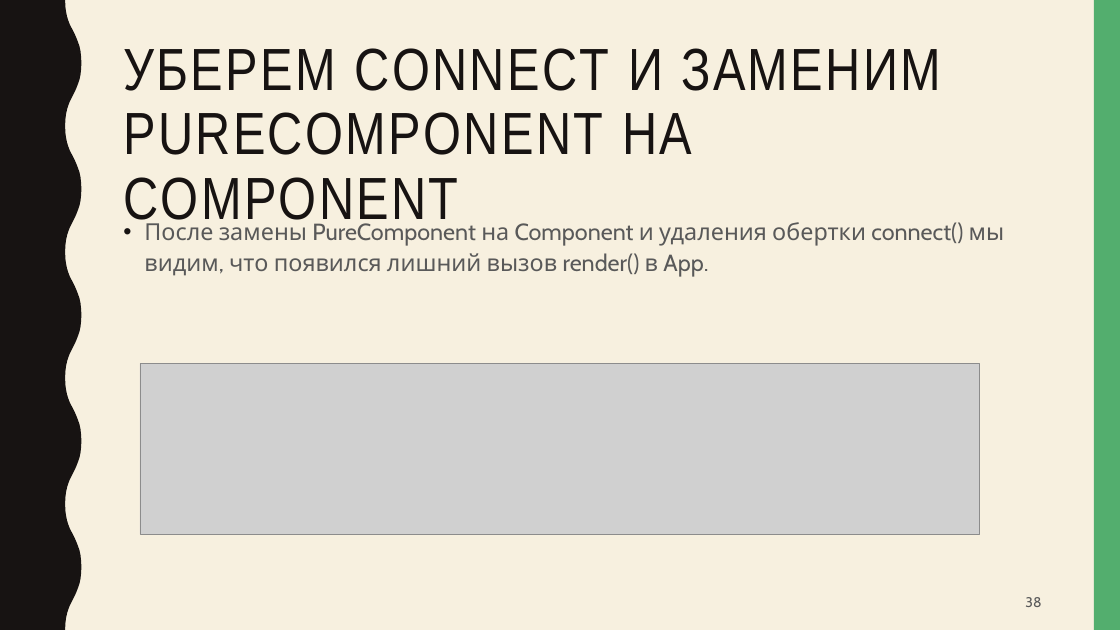
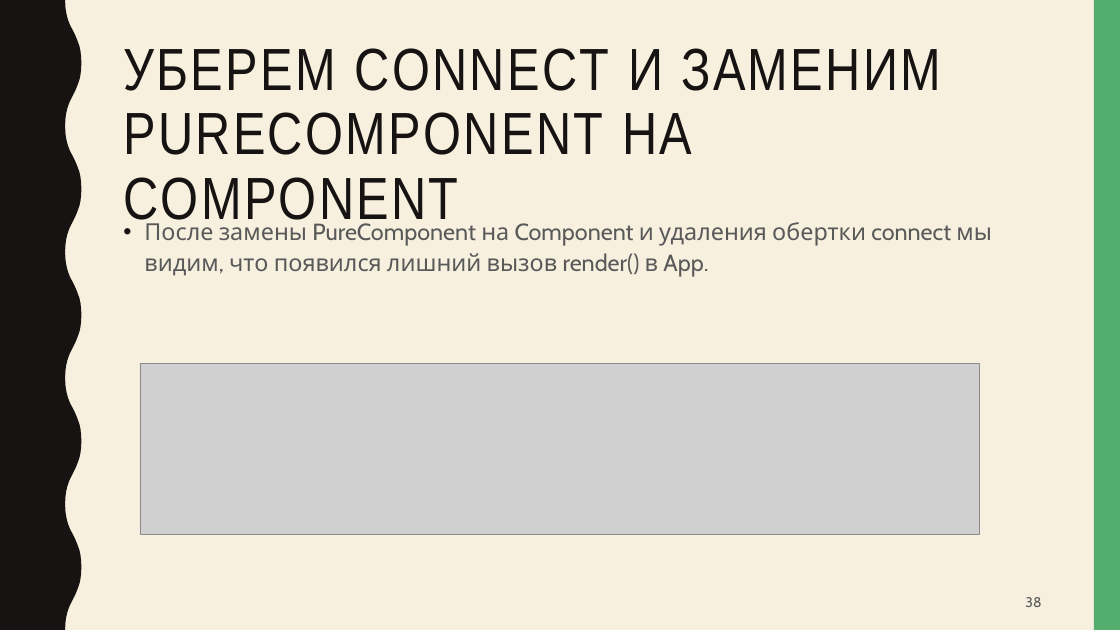
Before and after one commit to artem-gorokhovskii/PureComponent-VS-memo, a slide deck: slide 38 of PureComponent-vs-memo.pptx. Drawn at 1120x630 pixels with LibreOffice and Linux fonts; fonts in the diff are those of the drawing; grey boxes stand for pictures. Boxes give left, top, right and bottom in pixels: in the first picture for what was removed or moved away, otherwise in the second. Text is boxed around its words. In the diff, an @@ line names an element or a change of style, - is before the commit and + after.

```diff
--- a/PureComponent-vs-memo.pptx
+++ b/PureComponent-vs-memo.pptx
@@ text at [144,218,992,277]: text changed @@
-• После замены PureComponent на Component и удаления обертки connect() мы видим, что появился лишний вызов render() в App.
+• После замены PureComponent на Component и удаления обертки connect мы видим, что появился лишний вызов render() в App.
```
Also in this commit, not shown: 4 other slides changed.
